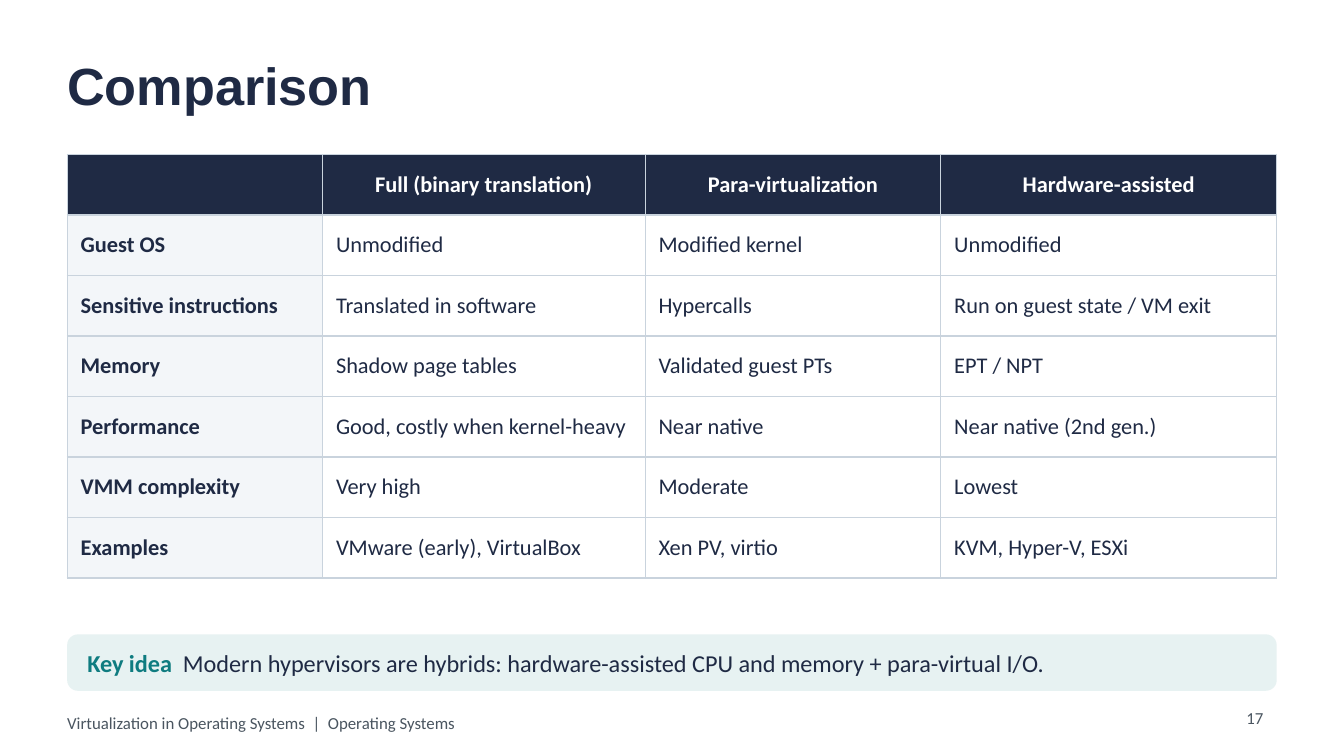
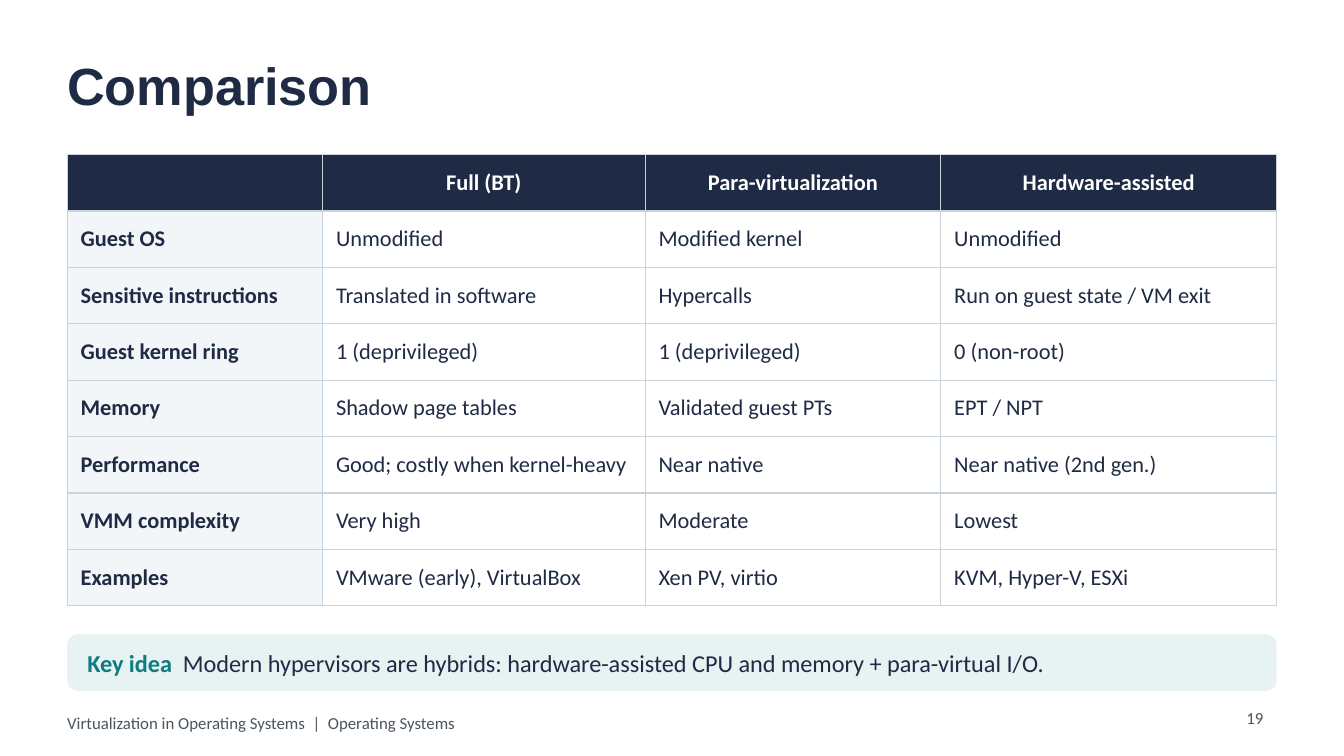
Before and after one commit to aliyassine22/OS-Virtualization, a slide deck: slide 19 of presentation/powerpoint/Virtualization_in_OS.pptx (slide 17 before the commit). Drawn at 1344x756 pixels with LibreOffice and Linux fonts; fonts in the diff are those of the drawing. Boxes give left, top, right and bottom in pixels: in the first picture for what was removed or moved away, otherwise in the second. Text is boxed around its words. In the diff, an @@ line names an element or a change of style, - is before the commit and + after.

```diff
--- a/presentation/powerpoint/Virtualization_in_OS.pptx
+++ b/presentation/powerpoint/Virtualization_in_OS.pptx
@@ table at <box>67,155,1277,593</box> @@
-row 1, column 2: Full (binary translation)
+row 1, column 2: Full (BT)
+row 4: Guest kernel ring | 1 (deprivileged) | 1 (deprivileged) | 0 (non-root)
-row 6, column 2: Good, costly when kernel-heavy
+row 6, column 2: Good; costly when kernel-heavy
@@ page number at <box>1246,713,1263,724</box>: text changed @@
-17
+19
```
Also in this commit, not shown: 13 other slides changed, 2 slides added, 16 other files.
